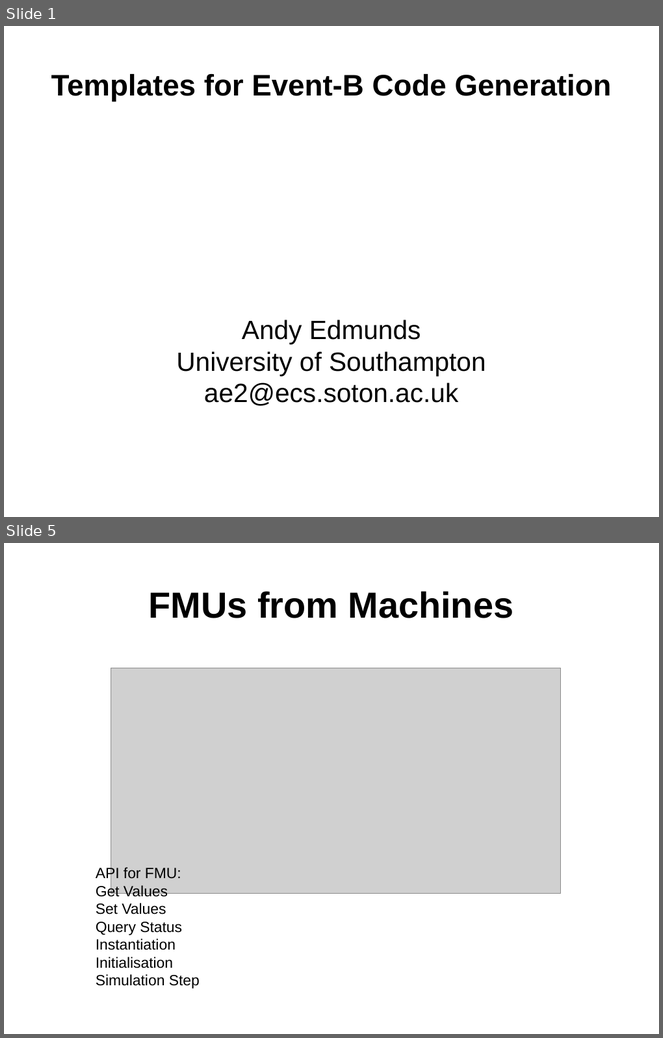
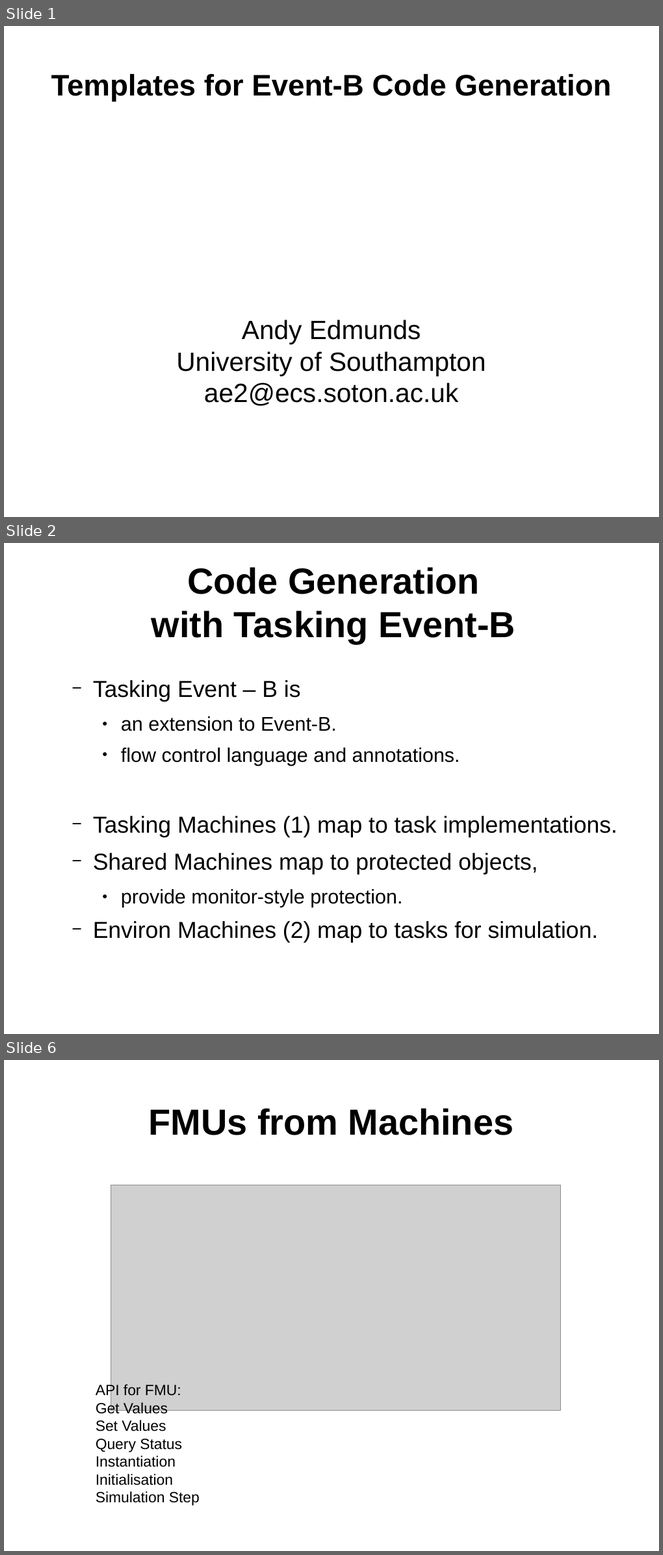
Before and after one commit to weetmuts/rodin-b-sharp-iUML_B_Utils, a slide deck: work/store/Writing/InterfaceTemplatesPaper(acceptedABZ2014)/presentation/templates.odp. Shown one above the other, each under a label of ours: slides 1 and 5 before the commit, slides 1, 2 and 6 after it; the slides between them are not shown. The pictures are 663x1038 and 663x1555 pixels, drawn with LibreOffice and Linux fonts; fonts in the diff are those of the drawing; grey boxes stand for pictures. Boxes give left, top, right and bottom in pixels: in the first picture for what was removed or moved away, otherwise in the second. Text is boxed around its words. In the diff, an @@ line names an element or a change of style, - is before the commit and + after.

```diff
--- a/work/store/Writing/InterfaceTemplatesPaper(acceptedABZ2014)/presentation/templates.odp
+++ b/work/store/Writing/InterfaceTemplatesPaper(acceptedABZ2014)/presentation/templates.odp
@@ slide 2 added at <box>4,543,659,1034</box>, background #FFFFFF @@
@@ title added at <box>152,567,516,644</box>, 44 pt, text #000000, bold @@
+Code Generation with Tasking Event-B
@@ text added at <box>93,680,618,943</box>, 28 pt, text #000000 @@
+  − Tasking Event – B is
+    ● an extension to Event-B.
+    ● flow control language and annotations.
+  − Tasking Machines (1) map to task implementations.
+  − Shared Machines map to protected objects,
+    ● provide monitor-style protection.
+  − Environ Machines (2) map to tasks for simulation.
@@ what was slide 5 is now slide 6 @@
```
Also in this commit, not shown: 6 slides changed, 2 other slides added, 1 slide removed.
